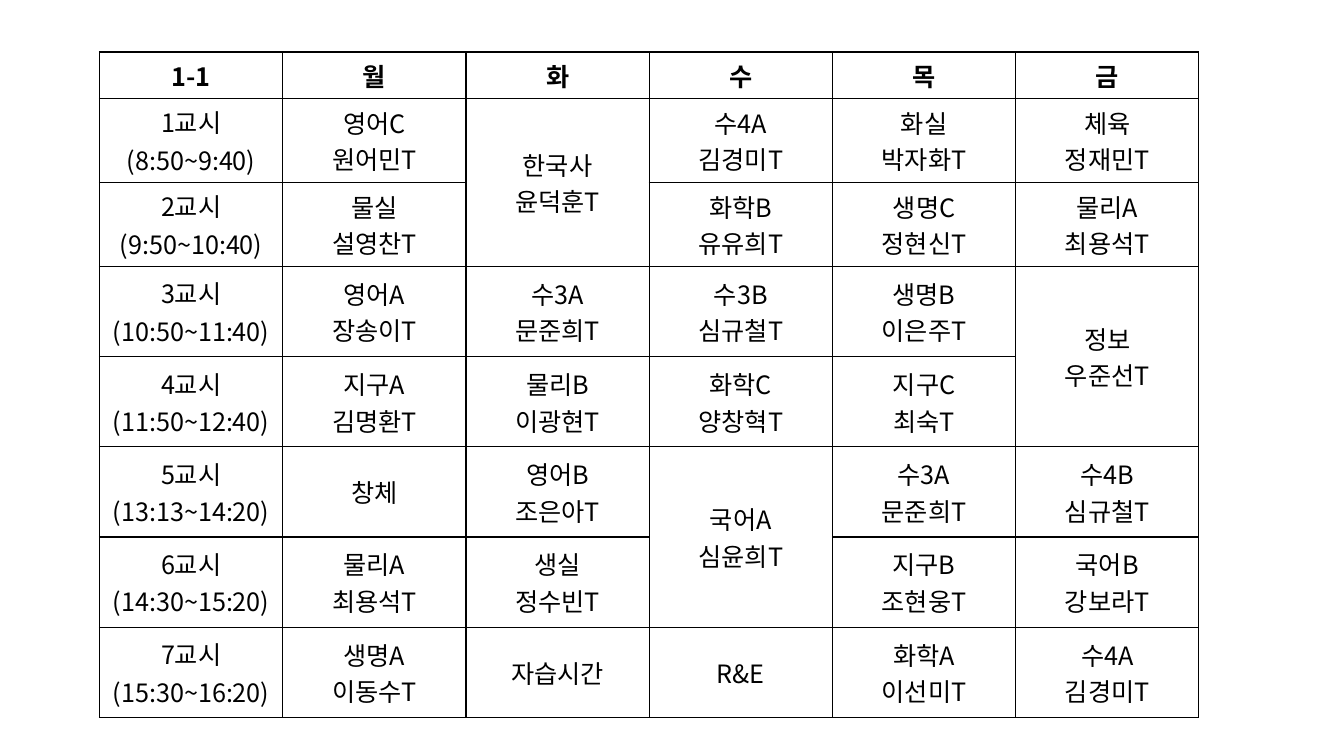
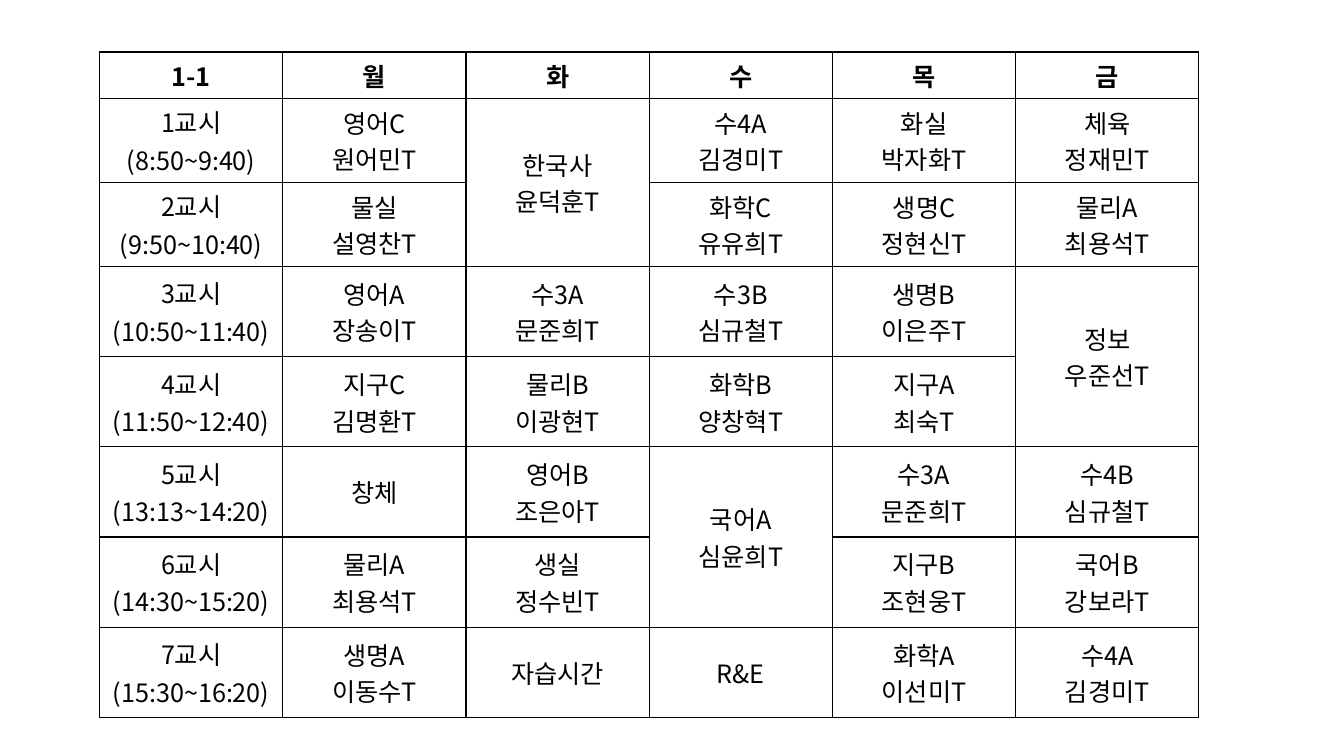
Before and after one commit to SaltCaramel/GSA2022RNE, a slide deck: slide 1 of Website/front/알앤이 시간표.pptx. Drawn at 1344x756 pixels with LibreOffice and Linux fonts; fonts in the diff are those of the drawing. Boxes give left, top, right and bottom in pixels: in the first picture for what was removed or moved away, otherwise in the second. Text is boxed around its words. In the diff, an @@ line names an element or a change of style, - is before the commit and + after.

```diff
--- a/Website/front/알앤이 시간표.pptx
+++ b/Website/front/알앤이 시간표.pptx
@@ table at <box>100,52,1201,711</box> @@
-row 3, column 4: 화학B / 유유희T
+row 3, column 4: 화학C / 유유희T
-row 5: 4교시 / (11:50~12:40) | 지구A / 김명환T | 물리B / 이광현T | 화학C / 양창혁T | 지구C / 최숙T | 
+row 5: 4교시 / (11:50~12:40) | 지구C / 김명환T | 물리B / 이광현T | 화학B / 양창혁T | 지구A / 최숙T | 
```
Also in this commit, not shown: 5 other slides changed, 14 other files.
